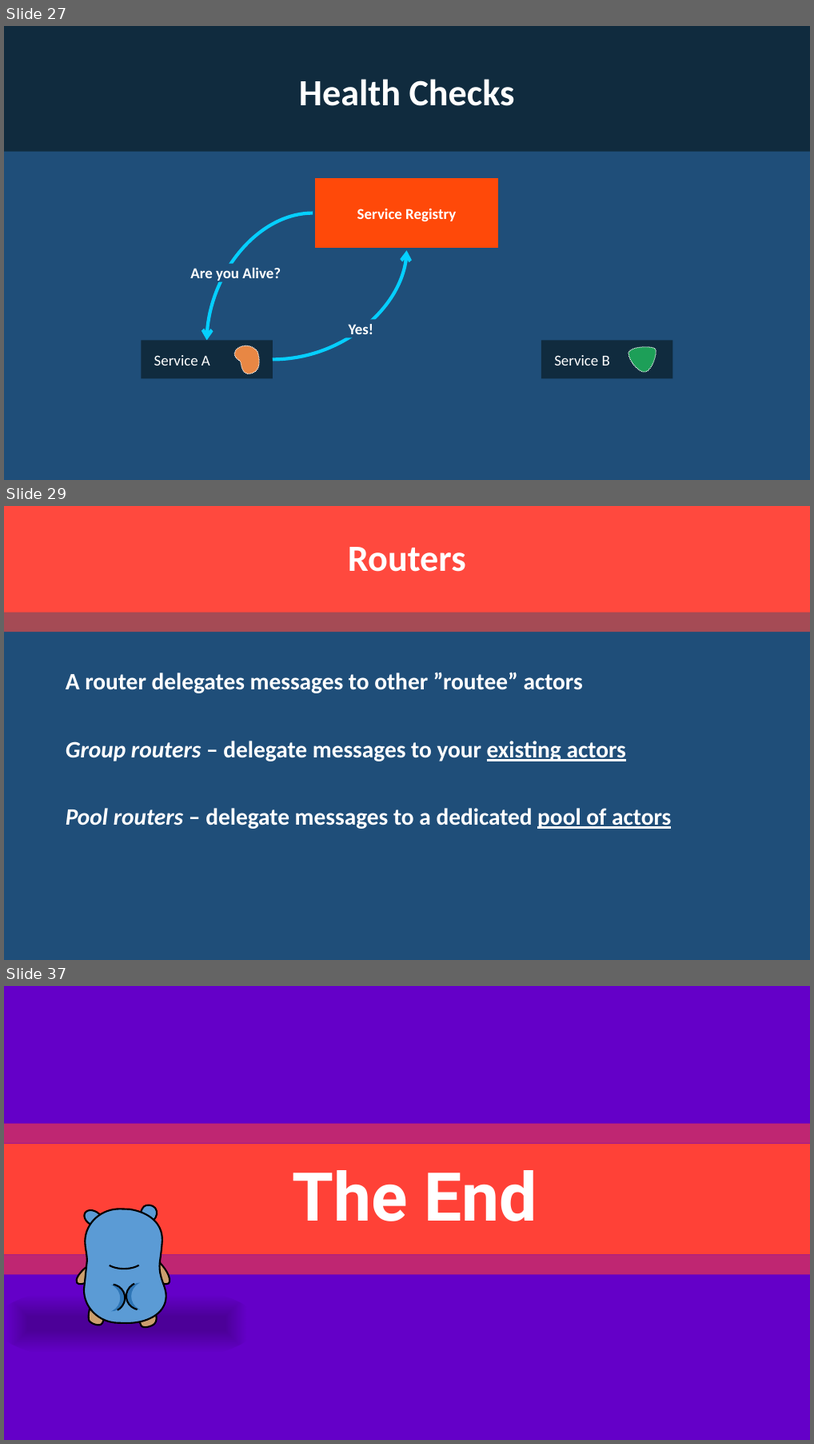
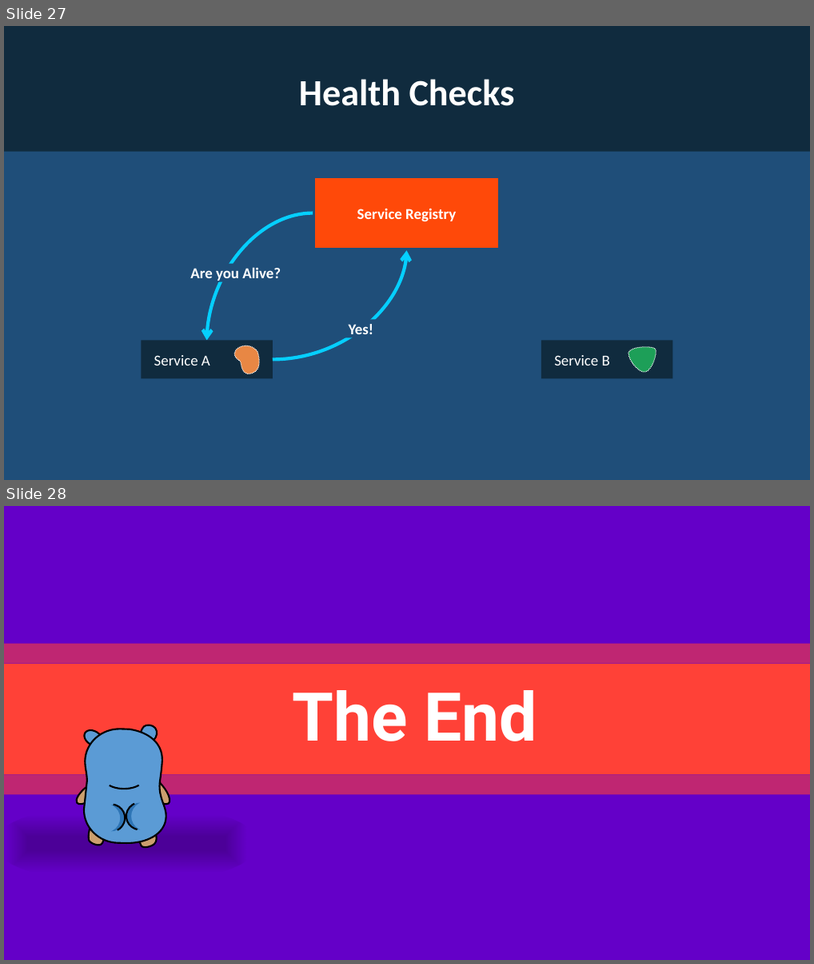
Before and after one commit to rogeralsing/Presentations, a slide deck: ProtoActor/QConSP/protoactor.pptx. Shown one above the other, each under a label of ours: slides 27, 29 and 37 before the commit, slides 27 and 28 after it; the slides between them are not shown. The pictures are 814x1444 and 814x964 pixels, drawn with LibreOffice and Linux fonts; fonts in the diff are those of the drawing. Boxes give left, top, right and bottom in pixels: in the first picture for what was removed or moved away, otherwise in the second. Text is boxed around its words. In the diff, an @@ line names an element or a change of style, - is before the commit and + after.

```diff
--- a/ProtoActor/QConSP/protoactor.pptx
+++ b/ProtoActor/QConSP/protoactor.pptx
@@ slide 29 removed at (4,506,810,960), background #1F4E79 @@
@@ rounded rectangle removed at (4,506,810,612) @@
@@ title removed at (348,547,466,572) @@
-Routers
@@ rectangle removed at (4,612,810,632) @@
@@ text removed at (66,672,671,828) @@
-A router delegates messages to other ”routee” actors
-Group routers – delegate messages to your existing actors
-Pool routers – delegate messages to a dedicated pool of actors
@@ what was slide 37 is now slide 28 @@
```
Also in this commit, not shown: 2 slides changed, 1 slide added, 9 other slides removed, 2 other files.
